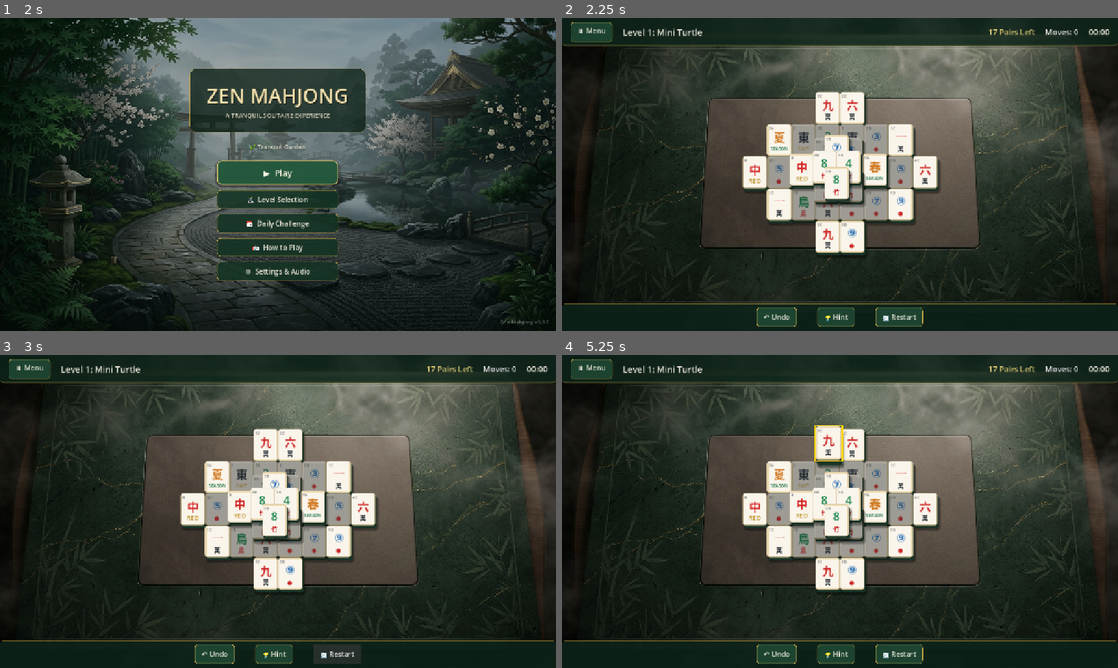
Above: before the commit, frames 1-4 (two rows, left to right).
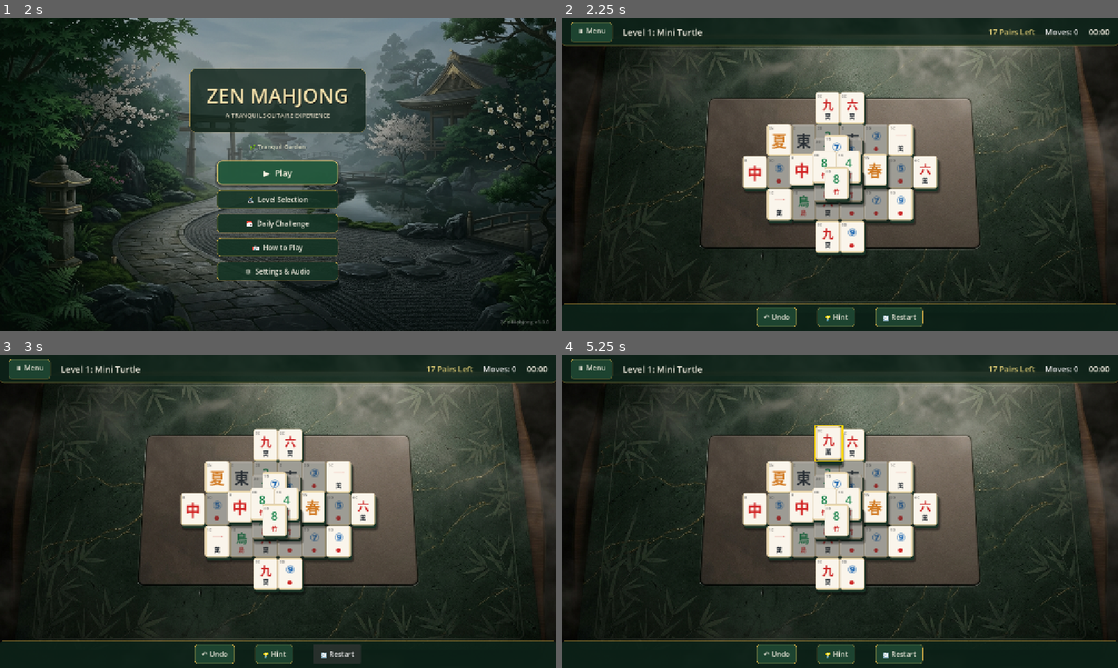
Above: after the commit, the same moments.

Repository: yashchothani/mahjjog
Game: Godot game, scene res://scenes/boot/splash.tscn
Same seed, same stepped clock (60 frames per second), same inputs: the game is played once before the commit and once after it.
Inputs (mouse positions are in pixels of both pictures, inside the frame that each line leads up to):
- Up to frame 1 (2 s): drag from (278, 174) to (333, 105) at 0.52 s; tap Enter at 1.25 s; drag from (166, 190) to (250, 237) at 1.27 s
- Up to frame 2 (2.25 s): click "▶ Play" at 2 s
- Up to frame 3 (3 s): click "🔄 Restart" at 2.75 s
- Up to frame 4 (5.25 s): click "🔄 Restart" at 3.5 s; click "🔄 Restart" at 4.25 s; click (828, 445) at 5.02 s

Frame 1 is identical in both runs. In frame 2, 1.0% of the frame differs, in the area x 33-67%, y 25-74%; in frame 3, 1.0%; in frame 4, 1.0%.

Commit message:
style: remove English names from tile face and center calligraphy glyphs

Diff:
--- a/scripts/board/board_generator.gd
+++ b/scripts/board/board_generator.gd
@@ -114,26 +114,26 @@
 		distinct_pairs.append([t1, t2])
 
 	# 4. Winds (East, South, West, North)
-	var winds = [["east", "東", "EAST"], ["south", "南", "SOUTH"], ["west", "西", "WEST"], ["north", "北", "NORTH"]]
+	var winds = [["east", "東"], ["south", "南"], ["west", "西"], ["north", "北"]]
 	for w in winds:
-		var t1 = MahjongTileData.new("winds", w[0], w[1], "%s Wind" % w[0].capitalize(), w[2])
-		var t2 = MahjongTileData.new("winds", w[0], w[1], "%s Wind" % w[0].capitalize(), w[2])
+		var t1 = MahjongTileData.new("winds", w[0], w[1], "%s Wind" % w[0].capitalize(), "")
+		var t2 = MahjongTileData.new("winds", w[0], w[1], "%s Wind" % w[0].capitalize(), "")
 		distinct_pairs.append([t1, t2])
 
 	# 5. Dragons (Red, Green, White)
-	var dragons = [["red", "中", "Red Dragon", "RED"], ["green", "發", "Green Dragon", "GREEN"], ["white", "白", "White Dragon", "WHITE"]]
+	var dragons = [["red", "中", "Red Dragon"], ["green", "發", "Green Dragon"], ["white", "白", "White Dragon"]]
 	for d in dragons:
-		var t1 = MahjongTileData.new("dragons", d[0], d[1], d[2], d[3])
-		var t2 = MahjongTileData.new("dragons", d[0], d[1], d[2], d[3])
+		var t1 = MahjongTileData.new("dragons", d[0], d[1], d[2], "")
+		var t2 = MahjongTileData.new("dragons", d[0], d[1], d[2], "")
 		distinct_pairs.append([t1, t2])
 
 	# 6. Flowers & Seasons (1 pair each)
-	var f1 = MahjongTileData.new("flowers", "plum", "梅", "Plum Blossom", "FLOWER")
-	var f2 = MahjongTileData.new("flowers", "orchid", "蘭", "Orchid", "FLOWER")
+	var f1 = MahjongTileData.new("flowers", "plum", "梅", "Plum Blossom", "")
+	var f2 = MahjongTileData.new("flowers", "orchid", "蘭", "Orchid", "")
 	distinct_pairs.append([f1, f2])
 
-	var s1 = MahjongTileData.new("seasons", "spring", "春", "Spring Season", "SEASON")
-	var s2 = MahjongTileData.new("seasons", "summer", "夏", "Summer Season", "SEASON")
+	var s1 = MahjongTileData.new("seasons", "spring", "春", "Spring Season", "")
+	var s2 = MahjongTileData.new("seasons", "summer", "夏", "Summer Season", "")
 	distinct_pairs.append([s1, s2])
 
 	# Shuffle distinct pairs randomly
--- a/scripts/board/tile_view.gd
+++ b/scripts/board/tile_view.gd
@@ -114,9 +114,16 @@
 	face_panel.add_child(corner_label)
 
 	# 5. Main Glyph / Symbol
+	var has_sub = tile_data != null and tile_data.secondary_text != ""
 	symbol_label = Label.new()
-	symbol_label.position = Vector2(2, 10)
-	symbol_label.size = Vector2(TILE_WIDTH - 4, 36)
+	if has_sub:
+		symbol_label.position = Vector2(2, 9)
+		symbol_label.size = Vector2(TILE_WIDTH - 4, 35)
+	else:
+		# Centered on the tile face
+		symbol_label.position = Vector2(2, 10)
+		symbol_label.size = Vector2(TILE_WIDTH - 4, TILE_HEIGHT - 20)
+
 	symbol_label.horizontal_alignment = HORIZONTAL_ALIGNMENT_CENTER
 	symbol_label.vertical_alignment = VERTICAL_ALIGNMENT_CENTER
 	symbol_label.mouse_filter = Control.MOUSE_FILTER_IGNORE
@@ -125,28 +132,33 @@
 	# Adjust font size according to symbol length for optimal legibility
 	var sym_len = symbol_label.text.length()
 	var font_sz = 26
-	if sym_len > 1:
+	if not has_sub:
+		font_sz = 34 if sym_len <= 1 else 24
+	elif sym_len > 1:
 		font_sz = 20
 	symbol_label.add_theme_font_size_override("font_size", font_sz)
 	if tile_data:
 		symbol_label.add_theme_color_override("font_color", tile_data.primary_color)
 	face_panel.add_child(symbol_label)
 
-	# 6. Secondary text (e.g. "萬", "竹", "●", "EAST")
-	sub_label = Label.new()
-	sub_label.position = Vector2(2, 46)
-	sub_label.size = Vector2(TILE_WIDTH - 4, 22)
-	sub_label.horizontal_alignment = HORIZONTAL_ALIGNMENT_CENTER
-	sub_label.vertical_alignment = VERTICAL_ALIGNMENT_CENTER
-	sub_label.mouse_filter = Control.MOUSE_FILTER_IGNORE
-	sub_label.text = tile_data.secondary_text if tile_data else ""
-	var sub_font_sz = 14
-	if sub_label.text.length() > 3:
-		sub_font_sz = 10
-	sub_label.add_theme_font_size_override("font_size", sub_font_sz)
-	if tile_data:
-		sub_label.add_theme_color_override("font_color", tile_data.secondary_color)
-	face_panel.add_child(sub_label)
+	# 6. Secondary text (e.g. "萬", "竹", "●" for suits with secondary glyphs)
+	if has_sub:
+		sub_label = Label.new()
+		sub_label.position = Vector2(2, 44)
+		sub_label.size = Vector2(TILE_WIDTH - 4, 24)
+		sub_label.horizontal_alignment = HORIZONTAL_ALIGNMENT_CENTER
+		sub_label.vertical_alignment = VERTICAL_ALIGNMENT_CENTER
+		sub_label.mouse_filter = Control.MOUSE_FILTER_IGNORE
+		sub_label.text = tile_data.secondary_text
+		var sub_font_sz = 14
+		if sub_label.text.length() > 3:
+			sub_font_sz = 10
+		sub_label.add_theme_font_size_override("font_size", sub_font_sz)
+		if tile_data:
+			sub_label.add_theme_color_override("font_color", tile_data.secondary_color)
+		face_panel.add_child(sub_label)
+	else:
+		sub_label = null
 
 	# 7. Highlight / Selection Border
 	highlight_border = ReferenceRect.new()
--- a/scripts/data/mahjong_tile_data.gd
+++ b/scripts/data/mahjong_tile_data.gd
@@ -49,32 +49,24 @@
 		"winds":
 			primary_color = Color(0.14, 0.18, 0.22) # Calligraphy ink
 			secondary_color = Color(0.75, 0.60, 0.22) # Gold touch
-			if secondary_text == "":
-				secondary_text = value.to_upper()
+			# Winds display centered calligraphy symbol without bottom name text
 		"dragons":
 			match value:
 				"red":
 					primary_color = Color(0.82, 0.14, 0.14) # Vermilion
 					secondary_color = Color(0.75, 0.60, 0.22)
-					secondary_text = "RED"
 				"green":
 					primary_color = Color(0.07, 0.54, 0.26) # Deep Jade
 					secondary_color = Color(0.75, 0.60, 0.22)
-					secondary_text = "GREEN"
 				"white":
 					primary_color = Color(0.16, 0.44, 0.72) # Cobalt Frame
 					secondary_color = Color(0.75, 0.60, 0.22)
-					secondary_text = "WHITE"
 		"flowers":
 			primary_color = Color(0.70, 0.25, 0.58) # Plum blossom purple
 			secondary_color = Color(0.85, 0.68, 0.25)
-			if secondary_text == "":
-				secondary_text = "FLOWER"
 		"seasons":
 			primary_color = Color(0.82, 0.48, 0.14) # Amber gold
 			secondary_color = Color(0.12, 0.45, 0.28)
-			if secondary_text == "":
-				secondary_text = "SEASON"
 
 static func tiles_match(a, b) -> bool:
 	if a == null or b == null:
@@ -112,20 +104,20 @@
 			tiles.append(MahjongTileData.new("dots", str(i), dot_symbols[i - 1], "%s of Dots" % str(i), "●"))
 
 	# 4. Winds: East, South, West, North x 4 copies = 16 tiles
-	var winds = [["east", "東", "EAST"], ["south", "南", "SOUTH"], ["west", "西", "WEST"], ["north", "北", "NORTH"]]
+	var winds = [["east", "東"], ["south", "南"], ["west", "西"], ["north", "北"]]
 	for w in winds:
 		for _copy in range(4):
-			tiles.append(MahjongTileData.new("winds", w[0], w[1], "%s Wind" % w[0].capitalize(), w[2]))
+			tiles.append(MahjongTileData.new("winds", w[0], w[1], "%s Wind" % w[0].capitalize(), ""))
 
 	# 5. Dragons: Red (中), Green (發), White (白) x 4 copies = 12 tiles
 	var dragons = [
-		["red", "中", "Red Dragon", "RED"],
-		["green", "發", "Green Dragon", "GREEN"],
-		["white", "白", "White Dragon", "WHITE"]
+		["red", "中", "Red Dragon"],
+		["green", "發", "Green Dragon"],
+		["white", "白", "White Dragon"]
 	]
 	for d in dragons:
 		for _copy in range(4):
-			tiles.append(MahjongTileData.new("dragons", d[0], d[1], d[2], d[3]))
+			tiles.append(MahjongTileData.new("dragons", d[0], d[1], d[2], ""))
 
 	# 6. Flowers: Plum (梅), Orchid (蘭), Bamboo (竹), Chrysanthemum (菊) = 4 tiles
 	var flowers = [
@@ -135,7 +127,7 @@
 		["chrysanthemum", "菊", "Chrysanthemum"]
 	]
 	for f in flowers:
-		tiles.append(MahjongTileData.new("flowers", f[0], f[1], f[2], "FLOWER"))
+		tiles.append(MahjongTileData.new("flowers", f[0], f[1], f[2], ""))
 
 	# 7. Seasons: Spring (春), Summer (夏), Autumn (秋), Winter (冬) = 4 tiles
 	var seasons = [
@@ -145,7 +137,7 @@
 		["winter", "冬", "Winter Season"]
 	]
 	for s in seasons:
-		tiles.append(MahjongTileData.new("seasons", s[0], s[1], s[2], "SEASON"))
+		tiles.append(MahjongTileData.new("seasons", s[0], s[1], s[2], ""))
 
 	return tiles
 
--- a/scripts/ui/tutorial_modal_controller.gd
+++ b/scripts/ui/tutorial_modal_controller.gd
@@ -216,27 +216,27 @@
 
 	# 4. Winds: East, South, West, North
 	var winds = [
-		["east", "東", "EAST", "TILE_EAST", "E • 東"],
-		["south", "南", "SOUTH", "TILE_SOUTH", "S • 南"],
-		["west", "西", "WEST", "TILE_WEST", "W • 西"],
-		["north", "北", "NORTH", "TILE_NORTH", "N • 北"]
+		["east", "東", "TILE_EAST", "E • 東"],
+		["south", "南", "TILE_SOUTH", "S • 南"],
+		["west", "西", "TILE_WEST", "W • 西"],
+		["north", "北", "TILE_NORTH", "N • 北"]
 	]
 	if winds_grid:
 		for w in winds:
-			var tile_data = MahjongTileData.new("winds", w[0], w[1], "%s Wind" % w[0].capitalize(), w[2])
-			var card = _create_tile_card(w[3], tile_data, w[4])
+			var tile_data = MahjongTileData.new("winds", w[0], w[1], "%s Wind" % w[0].capitalize(), "")
+			var card = _create_tile_card(w[2], tile_data, w[3])
 			winds_grid.add_child(card)
 
 	# 5. Dragons: Red, Green, White
 	var dragons = [
-		["red", "中", "Red Dragon", "RED", "TILE_RED", "R • 中 (Red)"],
-		["green", "發", "Green Dragon", "GREEN", "TILE_GREEN", "G • 發 (Green)"],
-		["white", "白", "White Dragon", "WHITE", "TILE_WHITE", "W • 白 (White)"]
+		["red", "中", "Red Dragon", "TILE_RED", "R • 中 (Red)"],
+		["green", "發", "Green Dragon", "TILE_GREEN", "G • 發 (Green)"],
+		["white", "白", "White Dragon", "TILE_WHITE", "W • 白 (White)"]
 	]
 	if dragons_grid:
 		for d in dragons:
-			var tile_data = MahjongTileData.new("dragons", d[0], d[1], d[2], d[3])
-			var card = _create_tile_card(d[4], tile_data, d[5])
+			var tile_data = MahjongTileData.new("dragons", d[0], d[1], d[2], "")
+			var card = _create_tile_card(d[3], tile_data, d[4])
 			dragons_grid.add_child(card)
 
 	# 6. Flowers: Plum, Orchid, Bamboo, Chrysanthemum
@@ -248,7 +248,7 @@
 	]
 	if flowers_grid:
 		for f in flowers:
-			var tile_data = MahjongTileData.new("flowers", f[0], f[1], f[2], "FLOWER")
+			var tile_data = MahjongTileData.new("flowers", f[0], f[1], f[2], "")
 			var card = _create_tile_card(f[3], tile_data, f[4])
 			flowers_grid.add_child(card)
 
@@ -261,7 +261,7 @@
 	]
 	if seasons_grid:
 		for s in seasons:
-			var tile_data = MahjongTileData.new("seasons", s[0], s[1], s[2], "SEASON")
+			var tile_data = MahjongTileData.new("seasons", s[0], s[1], s[2], "")
 			var card = _create_tile_card(s[3], tile_data, s[4])
 			seasons_grid.add_child(card)
 
@@ -275,8 +275,8 @@
 			["characters", "8", "八", "8 of Characters", "萬", "TILE_8C", "8C • 萬"],
 			["bamboo", "5", "5", "5 of Bamboo", "竹", "TILE_5B", "5B • 竹"],
 			["dots", "3", "③", "3 of Dots", "●", "TILE_3D", "3D • ●"],
-			["winds", "east", "東", "East Wind", "EAST", "TILE_EAST", "E • 東"],
-			["dragons", "red", "中", "Red Dragon", "RED", "TILE_RED", "R • 中"]
+			["winds", "east", "東", "East Wind", "", "TILE_EAST", "E • 東"],
+			["dragons", "red", "中", "Red Dragon", "", "TILE_RED", "R • 中"]
 		]
 		for s in suit_samples:
 			var tile_data = MahjongTileData.new(s[0], s[1], s[2], s[3], s[4])
